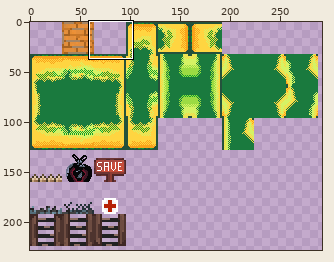
File history of a sprite sheet, src/res/spritesheets/spritesheet32.png. Above, an overview of the earlier version with the close-up marked.
Close-up. The starting point:
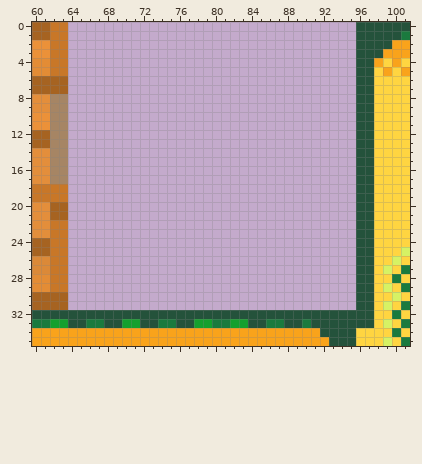
The file is 426x240 pixels. Colours within 5 levels of each other are drawn and written as one. Shown: x 60..101, y 0..35. The wide view leaves out empty margins.
And afterwards:
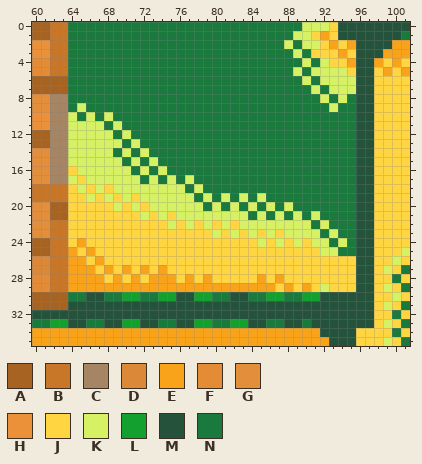
Palette (. is transparent): A #a66321  B #c87728  C #a68564  D #db8938  E #f9a31b  F #e38c35  G #e38e3b  H #eb9139  J #ffd541  K #d6f264  L #14a02e  M #24523b  N #1a7a3e
What changed:
Colour E now appears in row 1 at x 92; in row 2 at x 93 and 95; in row 3 at x 94; in row 4 at x 95; in row 24 at x 65; in row 25 at x 64 and 66.
Colour E now appears in row 26 at x 64 to 65 and 67; in row 27 at x 64 to 66, 68, 70, 72 and 74; in row 28 at x 64 to 67, 69, 71, 73 to 75, 77, 79, 85 and 87; in row 29 at x 64 to 86, 88 and 90.
Colour J now appears in row 0 at x 93; in row 1 at x 91 and 93; in row 2 at x 92 and 94; in row 3 at x 91 to 93 and 95; in row 4 at x 93 to 94; in row 5 at x 95.
Colour J now appears in row 16 at x 64; in row 17 at x 65; in row 18 at x 64, 66 and 68; in row 19 at x 64 to 65, 67, 69 and 71; in row 20 at x 64 to 68, 70 and 72; in row 21 at x 64 to 71, 73 and 75.
Colour J now appears in row 22 at x 64 to 74, 76, 78, 80 and 82; in row 23 at x 64 to 79, 81, 83, 85 and 87; in row 24 at x 64, 66 to 84, 86, 88 and 90; in row 25 at x 65 and 67 to 91; in row 26 at x 66 and 68 to 95; in row 27 at x 67, 69, 71, 73 and 75 to 95.
Colour J now appears in row 28 at x 68, 70, 72, 76, 78, 80 to 84, 86 and 88 to 95; in row 29 at x 87, 89, 91 and 93 to 95.
Colour K now appears in row 0 at x 90 to 92; in row 1 at x 89 to 90; in row 2 at x 88 and 90 to 91; in row 3 at x 89; in row 4 at x 90 and 92; in row 5 at x 89 and 91 to 94.
Colour K now appears in row 6 at x 90 and 92 to 95; in row 7 at x 91 and 93 to 95; in row 8 at x 92 and 94; in row 9 at x 65 and 93; in row 10 at x 64, 66 and 68; in row 11 at x 64 to 67 and 69.
Colour K now appears in row 12 at x 64 to 68 and 70; in row 13 at x 64 to 69 and 71; in row 14 at x 64 to 68, 70 and 72; in row 15 at x 64 to 69, 71 and 73; in row 16 at x 65 to 70, 72 and 74; in row 17 at x 64, 66 to 71, 73, 75 and 77.
Colour K now appears in row 18 at x 65, 67, 69 to 76 and 78; in row 19 at x 66, 68, 70, 72 to 77, 79, 81, 83 and 85; in row 20 at x 69, 71, 73 to 78, 80, 82, 84, 86 and 88; in row 21 at x 72, 74, 76 to 83, 85, 87, 89 and 91; in row 22 at x 75, 77, 79, 81, 83 to 90 and 92; in row 23 at x 80, 82, 84, 86, 88 to 91 and 93.
Colour K now appears in row 24 at x 85, 87, 89, 91 to 92 and 94; in row 25 at x 92 to 93; in row 29 at x 92.
Colour L now appears in row 30 at x 70 to 71, 74 to 75, 78 to 79, 86 to 87 and 90 to 91.
Colour M now appears in rows 0 to 1 at x 94 to 95; in row 30 at x 66 to 67, 76 to 77, 82 to 83 and 92 to 95; in row 31 at x 64 to 95.
Colour N now appears in row 0 at x 64 to 89; in row 1 at x 64 to 88; in row 2 at x 64 to 87 and 89; in row 3 at x 64 to 88 and 90; in row 4 at x 64 to 89 and 91; in row 5 at x 64 to 88 and 90.
Colour N now appears in row 6 at x 64 to 89 and 91; in row 7 at x 64 to 90 and 92; in row 8 at x 64 to 91, 93 and 95; in row 9 at x 64, 66 to 92 and 94 to 95; in row 10 at x 65, 67 and 69 to 95; in row 11 at x 68 and 70 to 95.
Colour N now appears in row 12 at x 69 and 71 to 95; in row 13 at x 70 and 72 to 95; in row 14 at x 69, 71 and 73 to 95; in row 15 at x 70, 72 and 74 to 95; in row 16 at x 71, 73 and 75 to 95; in row 17 at x 72, 74, 76 and 78 to 95.
Colour N now appears in row 18 at x 77 and 79 to 95; in row 19 at x 78, 80, 82, 84 and 86 to 95; in row 20 at x 79, 81, 83, 85, 87 and 89 to 95; in row 21 at x 84, 86, 88, 90 and 92 to 95; in row 22 at x 91 and 93 to 95; in row 23 at x 92 and 94 to 95.
Colour N now appears in row 24 at x 93 and 95; in row 25 at x 94 to 95; in row 30 at x 64 to 65, 68 to 69, 72 to 73, 80 to 81, 84 to 85 and 88 to 89.
Changed places in both close-ups, as pixel boxes (x1, y1, x2, y2):
added: (68, 22, 356, 310)
